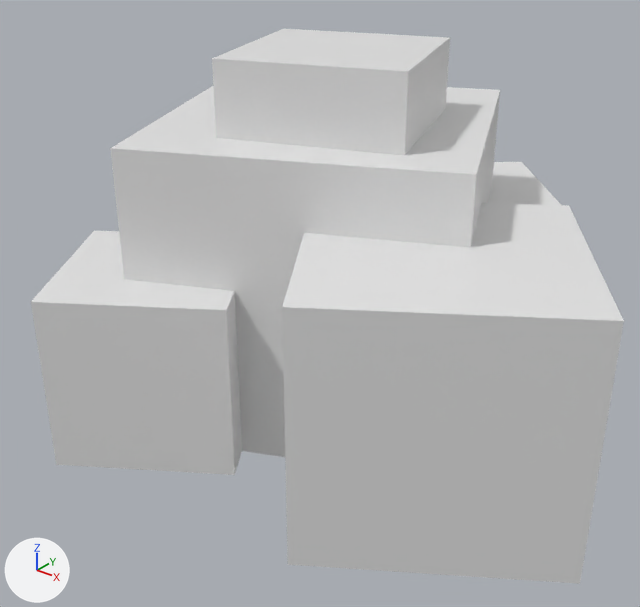
The FBX model assets/models/Bush.fbx as it was, and as the next commit left it.
Before and after are seen from a camera (50 mm lens) standing at (6.88, -8.77, 6.48) and looking at (0.22, -0.44, 1.31). Every picture has the same lights, and +X, +Y and +Z are marked at lower left. The first picture is the older version. Where no turn or scale is listed for an object, it has been applied to the vertices.

In view in the first picture: 'Outline.004'.
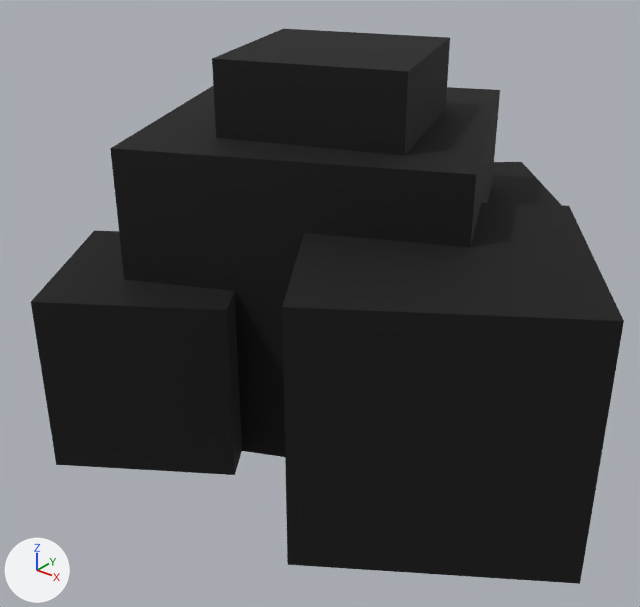
Where the change shows, as pixel boxes (x1, y1, x2, y2) in the pictures (640 x 607 px):
'Outline.004', surface changed (white to black): (31, 29, 624, 584) in both

The change in detail:
Picture 'palette.png' (img_palette_png) is new.
In material 'Outline' (mat_outline), base_color is no longer (0.8, 0.8, 0.8), white #e7e7e7.
In material 'Outline' (mat_outline), texture is now set to img_palette_png.
In material 'Outline' (mat_outline), roughness goes from 0.4 to 0.8.
me_bush_outline has 48 vertices, 36 faces and spans x -4.18..4.61, y -3.75..4.02, z -0.12..4.62.
me_bush_outline is used by ob_outline_004; location (0.0, 0.0, 0.0).
me_bush_outline part 1: texture (UV) coordinates changed.
